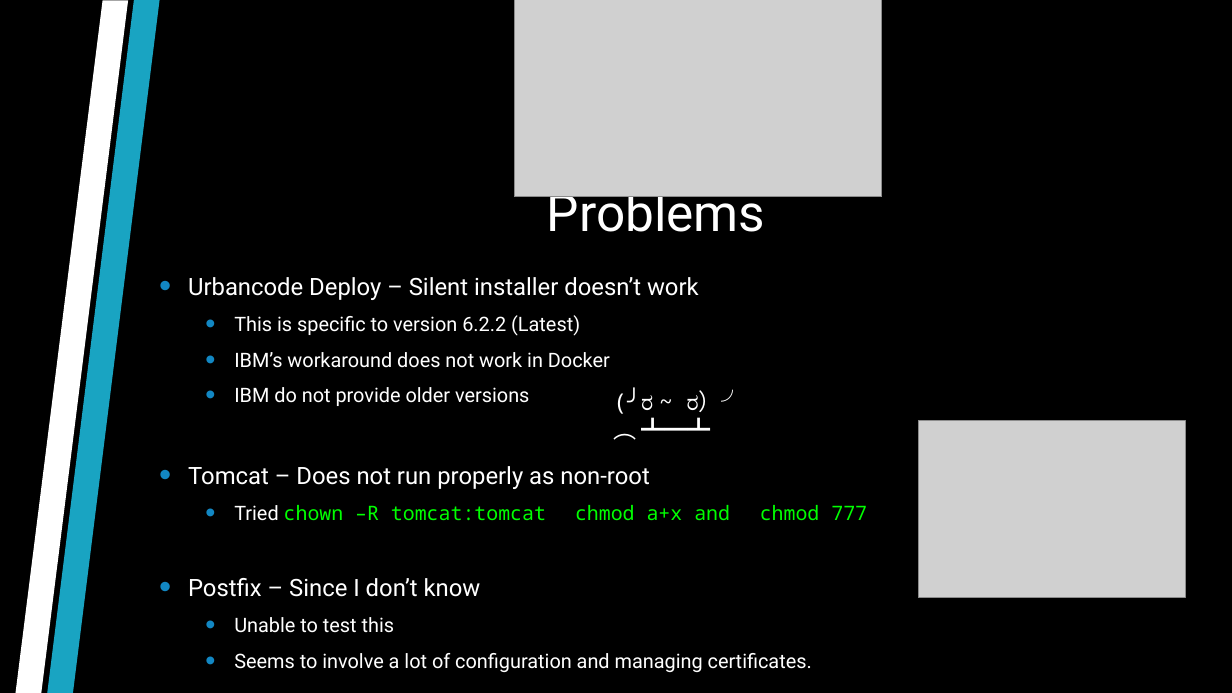
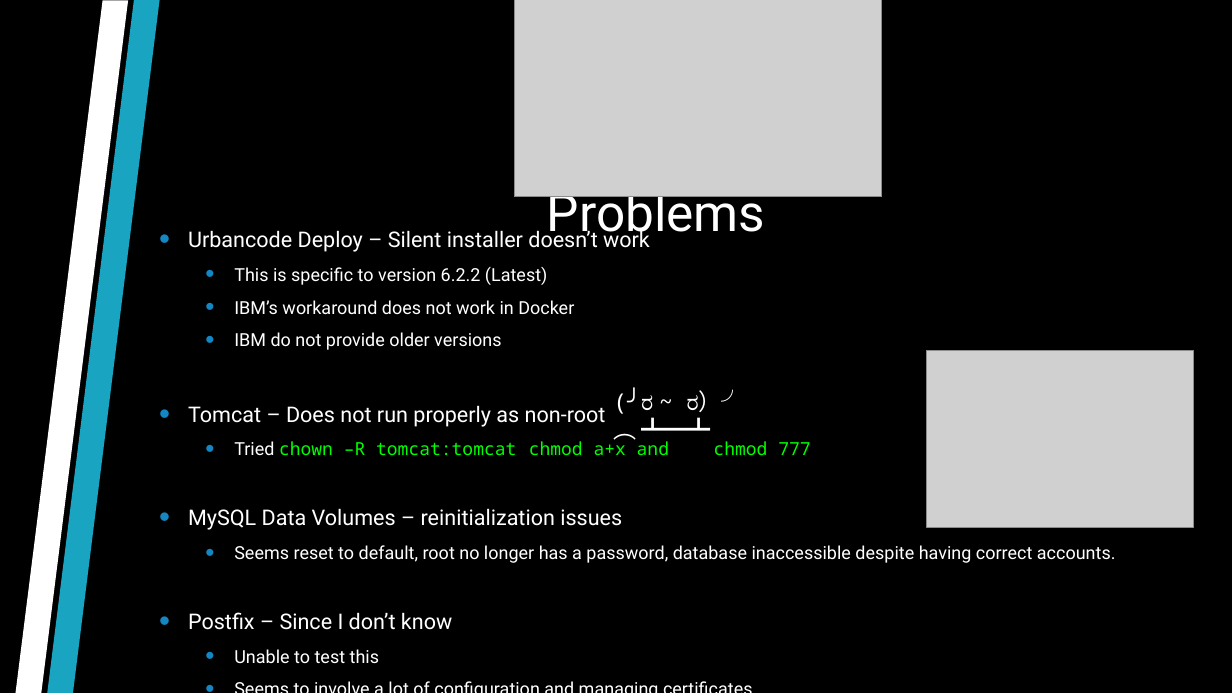
Before and after one commit to jcqac/docker-project, a slide deck: slide 7 of Presentation.pptx. Drawn at 1232x693 pixels with LibreOffice and Linux fonts; fonts in the diff are those of the drawing; grey boxes stand for pictures; background and template pictures are left out. Boxes give left, top, right and bottom in pixels: in the first picture for what was removed or moved away, otherwise in the second. Text is boxed around its words. In the diff, an @@ line names an element or a change of style, - is before the commit and + after.

Commit message:
22nd commit of Docker Project
Java, Jenkins, Jira, MySQL, Nexus, Postfix, Zabbix and Urvancode Deploy are now working

ToDo: update gitignore

```diff
--- a/Presentation.pptx
+++ b/Presentation.pptx
@@ text "Urbancode Deploy – Silent installer ...": place and size @@
-text "Urbancode Deploy – Silent installer ..." at [188, 277, 867, 672]
+text "Urbancode Deploy – Silent installer ..." at [188, 227, 1116, 663]
@@ text at [188, 227, 810, 663]: size 18.6 to 16.8 pt in "Urbancode Deploy – Silent installer doesn’t work", "Tomcat – Does not run properly as ...", "Postfix – Since I don’t know"; size 15.5 to 14 pt in "This is specific to version 6.2.2 (Latest)", "IBM’s workaround does not work in Docker", "IBM do not provide older versions", "Tried chown –R tomcat:tomcat chmod a+x and ..." and 2 more places @@
@@ picture: place and size @@
-picture at [919, 421, 1186, 598]
+picture at [927, 350, 1194, 528]
@@ text at [188, 508, 1116, 563]: paragraphs added @@
+• MySQL Data Volumes – reinitialization issues
+  • Seems reset to default, root no longer has a password, database inaccessible despite having correct accounts.
```
Also in this commit, not shown: 1 other slide changed, 1 other file.
